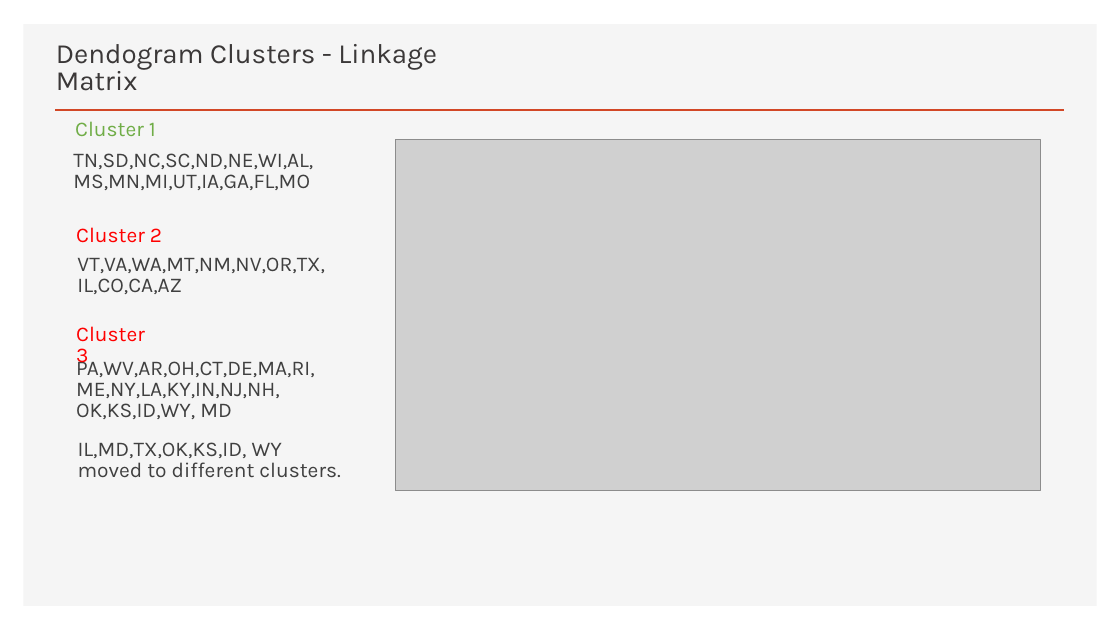
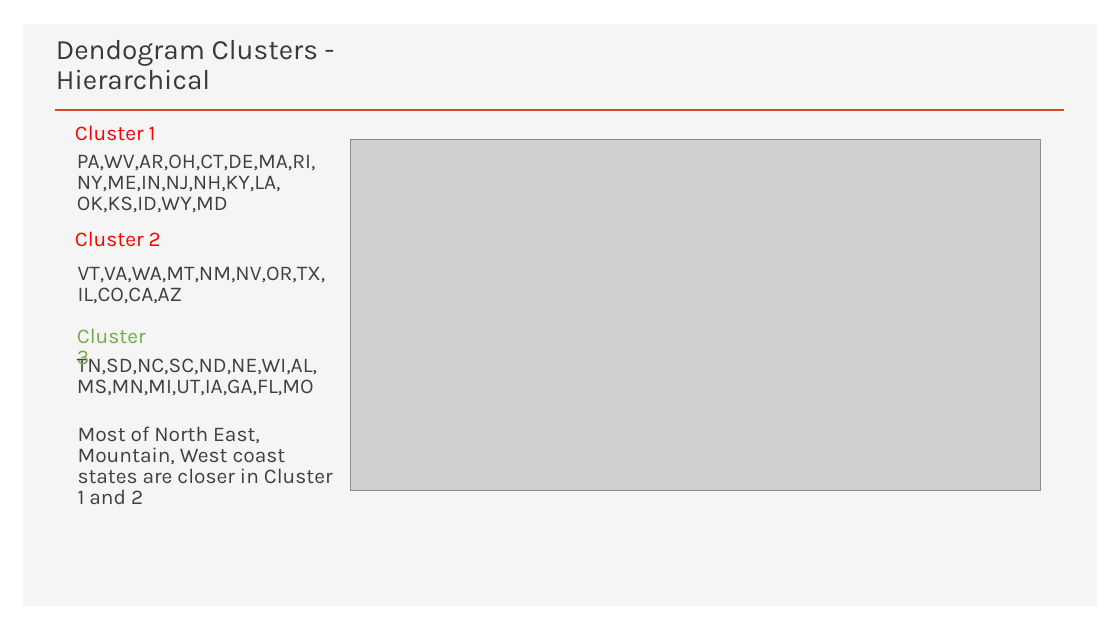
Before and after one commit to damuakula/FinalProject, a slide deck: slide 9 of PyschRegionsUS.pptx. Drawn at 1120x630 pixels with LibreOffice and Linux fonts; fonts in the diff are those of the drawing; grey boxes stand for pictures. Boxes give left, top, right and bottom in pixels: in the first picture for what was removed or moved away, otherwise in the second. Text is boxed around its words. In the diff, an @@ line names an element or a change of style, - is before the commit and + after.

```diff
--- a/PyschRegionsUS.pptx
+++ b/PyschRegionsUS.pptx
@@ text at (56,40,318,90): text changed; size 23.8 to 24 pt @@
-Dendogram Clusters - Linkage Matrix
+Dendogram Clusters - Hierarchical
@@ text "Cluster 1" at (75,125,156,141): text colour #70AD47 to #FF0000 @@
@@ picture: place and size @@
-picture at (395,139,1040,492)
+picture at (350,139,1040,492)
@@ text at (77,154,316,212): text changed @@
-PA,WV,AR,OH,CT,DE,MA,RI, ME,NY,LA,KY,IN,NJ,NH, OK,KS,ID,WY, MD
+PA,WV,AR,OH,CT,DE,MA,RI, NY,ME,IN,NJ,NH,KY,LA, OK,KS,ID,WY,MD
@@ text "Cluster 2": place and size @@
-text "Cluster 2" at (76,227,162,243)
+text "Cluster 2" at (75,231,161,247)
@@ text "VT,VA,WA,MT,NM,NV,OR,TX, IL,CO,CA,AZ": place and size @@
-text "VT,VA,WA,MT,NM,NV,OR,TX, IL,CO,CA,AZ" at (77,257,325,294)
+text "VT,VA,WA,MT,NM,NV,OR,TX, IL,CO,CA,AZ" at (78,266,326,303)
@@ text "Cluster 3" at (77,328,146,370): text colour #FF0000 to #70AD47 @@
@@ text "TN,SD,NC,SC,ND,NE,WI,AL, MS,MN,MI,UT,IA,GA,FL,MO" rewrapped from (73,153,313,190) to (77,353,317,395) @@
@@ text at (78,426,333,504): text changed @@
-IL,MD,TX,OK,KS,ID, WY moved to different clusters.
+Most of North East, Mountain, West coast states are closer in Cluster 1 and 2
```
Also in this commit, not shown: 9 other slides changed, 1 slide removed, 1 other file.
